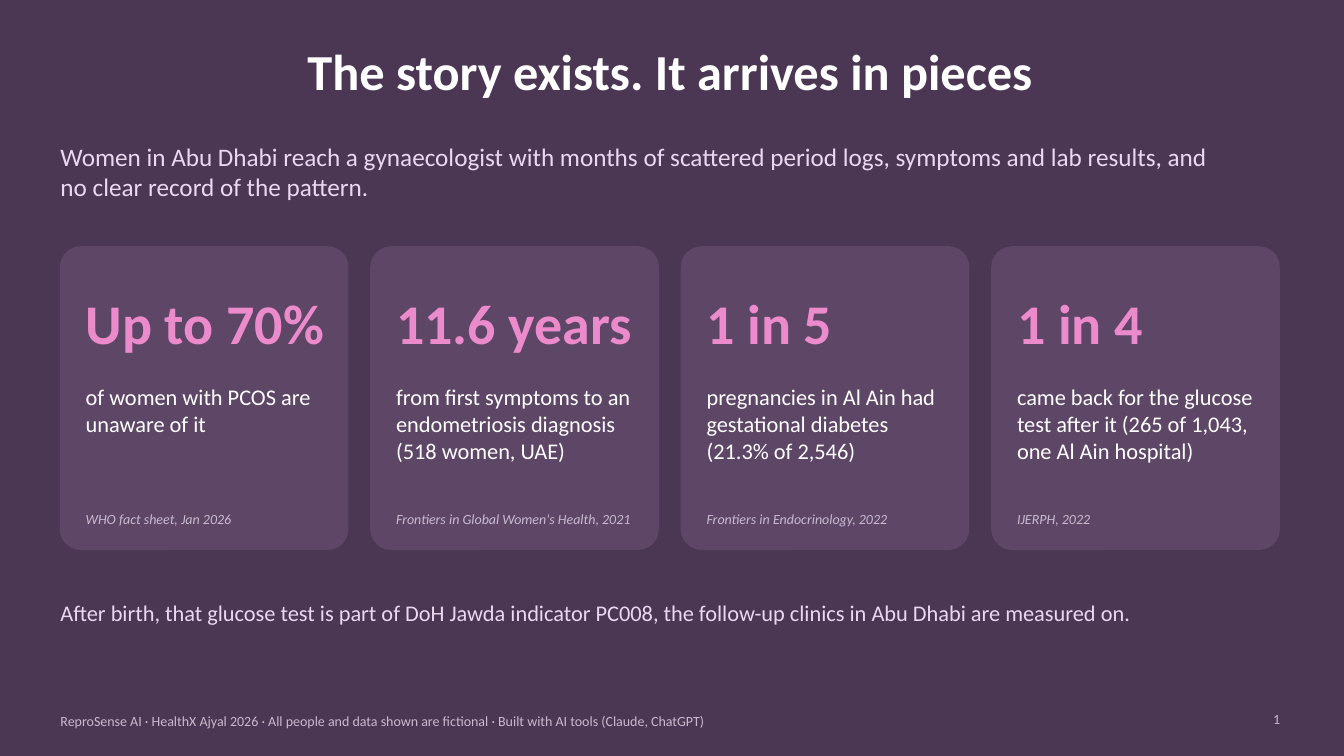
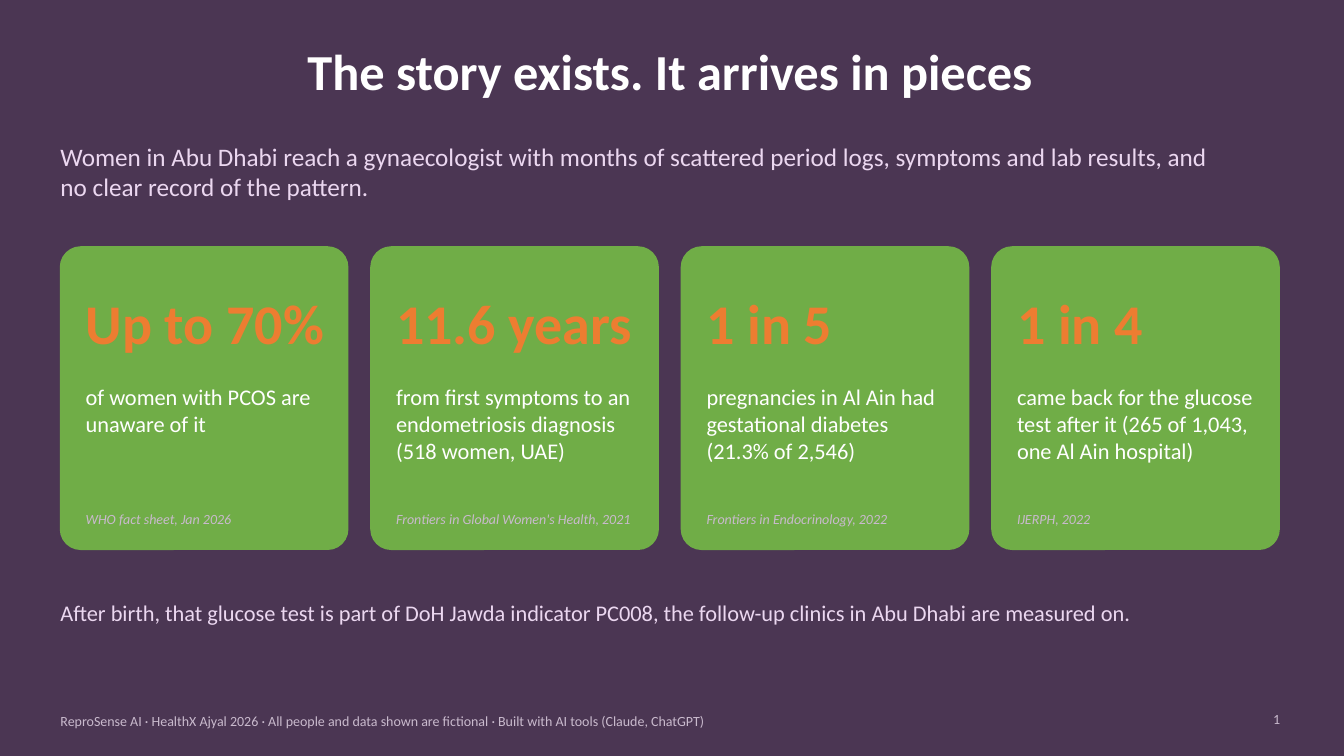
Before and after one commit to krish2105/ReproSense-AI-, a slide deck: slide 1 of pitch/ReproSense-submission.pptx. Drawn at 1344x756 pixels with LibreOffice and Linux fonts; fonts in the diff are those of the drawing. Boxes give left, top, right and bottom in pixels: in the first picture for what was removed or moved away, otherwise in the second. Text is boxed around its words. In the diff, an @@ line names an element or a change of style, - is before the commit and + after.

```diff
--- a/pitch/ReproSense-submission.pptx
+++ b/pitch/ReproSense-submission.pptx
@@ fill #5E4667 to #70AD47; outline #5E4667 1 pt to #70AD47 1 pt in 4 elements at [60,247,348,549], [371,247,658,549], [682,247,969,549], [992,247,1279,549] @@
@@ text colour #EC8BCB to #ED7D31 in 4 elements at [86,305,323,353], [396,306,632,353], [707,305,832,345], [1017,305,1142,344] @@
```
Also in this commit, not shown: 2 other slides changed, 8 other files.
